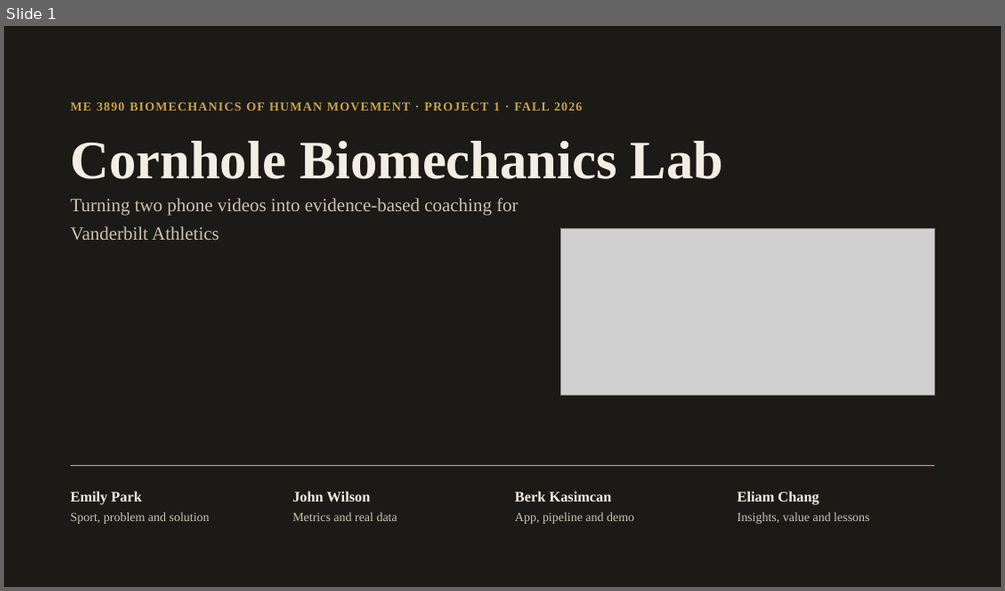
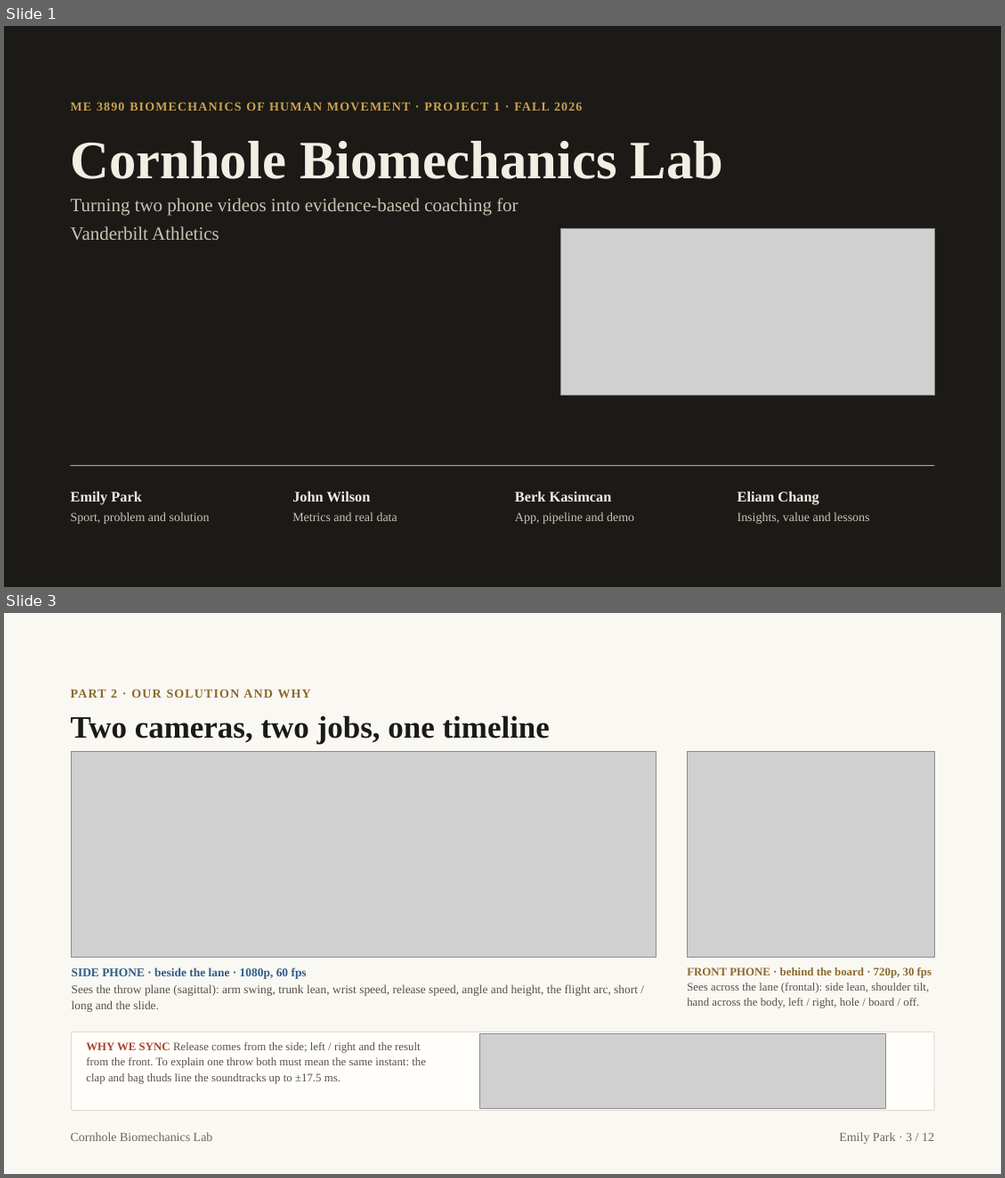
Before and after one commit to Berkonas/CornHoleBiomech, a slide deck: docs/presentation/Cornhole Biomechanics Lab - Final.pptx. Shown one above the other, each under a label of ours: slide 1 before the commit, slides 1 and 3 after it; the slides between them are not shown. The pictures are 1005x591 and 1005x1178 pixels, drawn with LibreOffice and Linux fonts; fonts in the diff are those of the drawing; grey boxes stand for pictures. Boxes give left, top, right and bottom in pixels: in the first picture for what was removed or moved away, otherwise in the second. Text is boxed around its words. In the diff, an @@ line names an element or a change of style, - is before the commit and + after.

```diff
--- a/docs/presentation/Cornhole Biomechanics Lab - Final.pptx
+++ b/docs/presentation/Cornhole Biomechanics Lab - Final.pptx
@@ slide 3 added at (4, 613, 1001, 1174), background #FAF8F3 @@
@@ text added at (71, 689, 311, 698), 12 pt, text #8A6A2B, bold @@
+PART 2 · OUR SOLUTION AND WHY
@@ title added at (71, 715, 550, 744), 30 pt, text #1C1A17, bold @@
+Two cameras, two jobs, one timeline
@@ picture added at (72, 751, 656, 957) @@
@@ picture added at (687, 751, 934, 957) @@
@@ text added at (72, 967, 638, 1012), 11.5 pt, text #57514A @@
+SIDE PHONE · beside the lane · 1080p, 60 fps
+Sees the throw plane (sagittal): arm swing, trunk lean, wrist speed, release speed, angle and height, the flight arc, short / long and the slide.
@@ text added at (687, 967, 931, 1008), 11 pt, text #57514A @@
+FRONT PHONE · behind the board · 720p, 30 fps
+Sees across the lane (frontal): side lean, shoulder tilt, hand across the body, left / right, hole / board / off.
@@ rounded rectangle added at (72, 1032, 934, 1111), fill #FFFEFB, outline #E3DCCF 1 pt @@
@@ picture added at (479, 1034, 885, 1108) @@
@@ text added at (86, 1042, 426, 1084), 11 pt, text #57514A @@
+WHY WE SYNC Release comes from the side; left / right and the result from the front. To explain one throw both must mean the same instant: the clap and bag thuds line the soundtracks up to ±17.5 ms.
@@ text added at (71, 1132, 213, 1141), 12 pt, text #6E665C @@
+Cornhole Biomechanics Lab
@@ text added at (839, 1132, 934, 1143), 12 pt, text #6E665C @@
+Emily Park · 3 / 12
```
Also in this commit, not shown: 16 slides changed, 2 other slides added, 14 other files.
